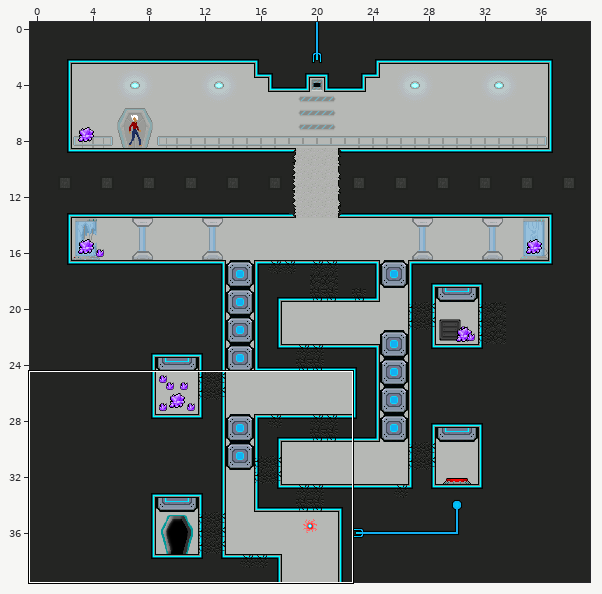
Two versions of a level (Tiled map, map-src/Demolition.tmx). Above: a wide view before the commit, with the close-up outlined.
Close-up. First the earlier version:
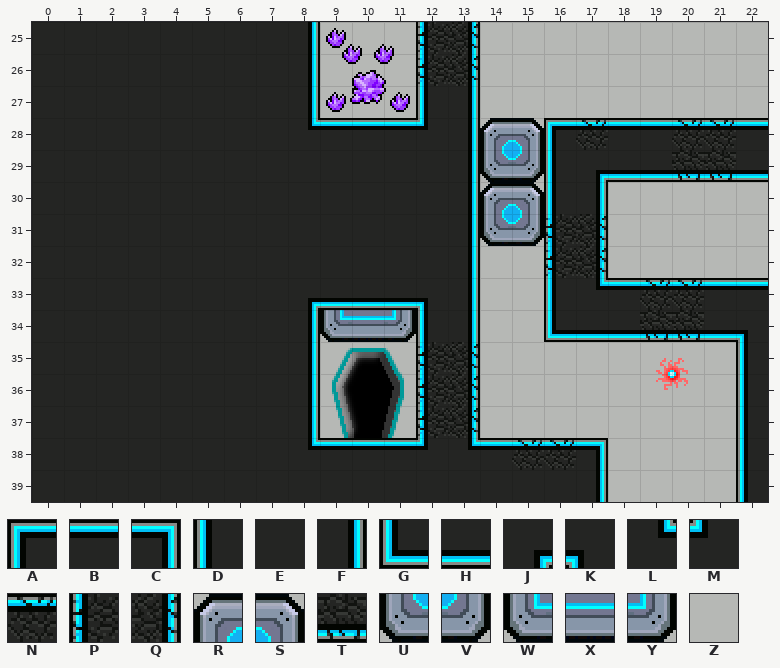
Cells are 16x16 px. Shown: x 0..22, y 25..39.
Key: from "main": A 0, B 1, C 2, D 25, E 26, F 27, G 50, H 51, J 75, K 76, L 100, M 101, N 121, P 145, Q 147, R 160, S 161, T 171, U 185, V 186, W 206, X 207, Y 208, Z 278.
_ is an empty cell.
Layer "Tile Layer 1" before, first column x 0:
25 EEEEEEEEFZZZPQZZZZZZZZZ
26 EEEEEEEEFZZZPQZZZZZZZZZ
27 EEEEEEEEFZZZDFZZZZZZZZZ
28 EEEEEEEELBBBMFRSANBBNNB
29 EEEEEEEEEEEEEFUVDJHHTTH
30 EEEEEEEEEEEEEFRSDFZZZZZ
31 EEEEEEEEEEEEEFUVPQZZZZZ
32 EEEEEEEEEEEEEFZZPQZZZZZ
33 EEEEEEEEJHHHKFZZDLBNNBB
34 EEEEEEEEFWXYDFZZGHHTTHK
35 EEEEEEEEFZZZPQZZZZZZZZD
36 EEEEEEEEFZZZPQZZZZZZZZD
37 EEEEEEEEFZZZPQZZZZZZZZD
38 EEEEEEEELBBBMLBNNCZZZZD
39 EEEEEEEEEEEEEEEEEFZZZZD
After:
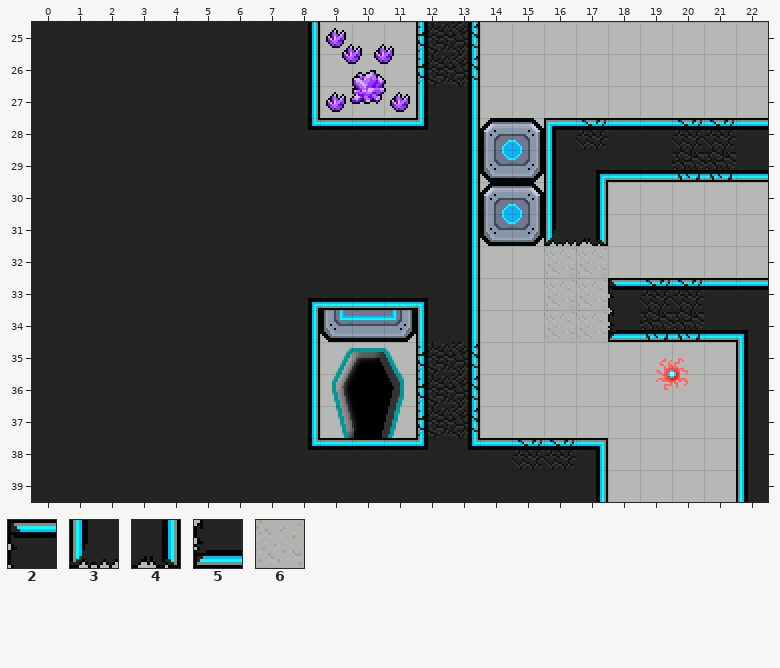
Further tiles: from "main": 2 169, 3 195, 4 197, 5 219, 6 230.
Log entry: Make demolition easy
Changes in this commit:
Layer "Tile Layer 1":
y 31: x 16..17 PQ -> 34
y 32: x 16..17 PQ -> 66
y 33: x 16..18 DLB -> 662
y 34: x 16..18 GHH -> 665
Changed places in both close-ups, as pixel boxes (x1, y1, x2, y2):
changed: (544, 214, 616, 342)
